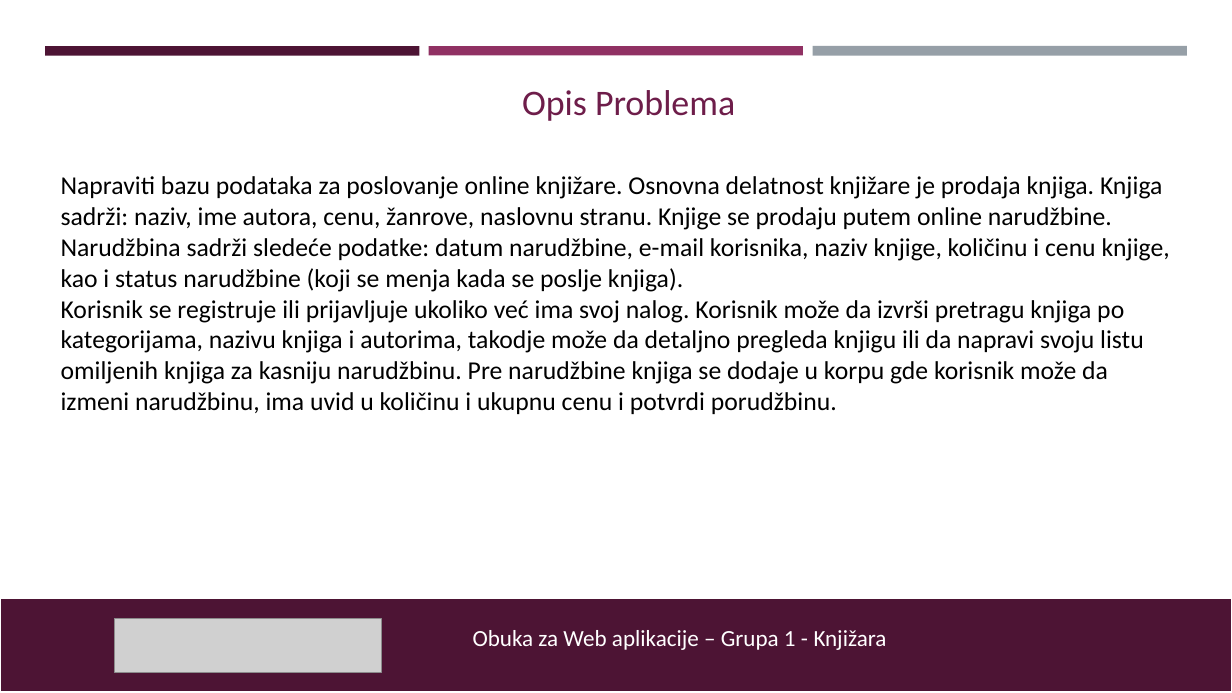
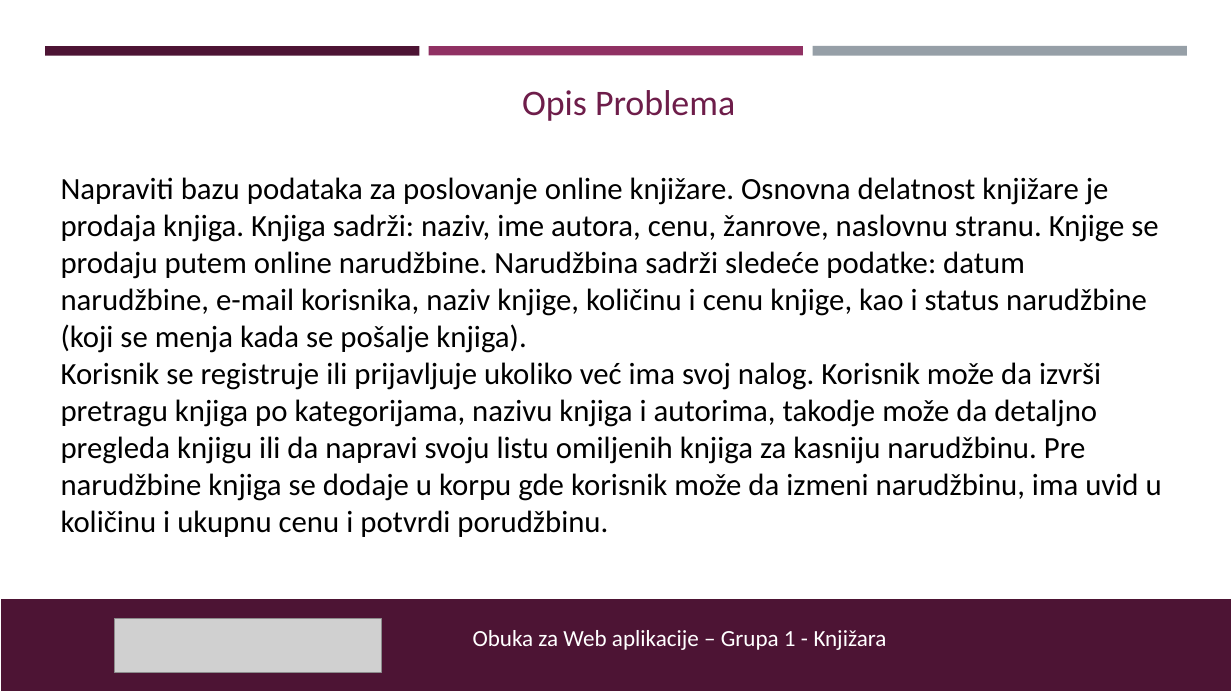
Before and after one commit to insajder/Knjizara, a slide deck: slide 3 of Knjižara – book store.pptx. Drawn at 1232x693 pixels with LibreOffice and Linux fonts; fonts in the diff are those of the drawing; grey boxes stand for pictures. Boxes give left, top, right and bottom in pixels: in the first picture for what was removed or moved away, otherwise in the second. Text is boxed around its words. In the diff, an @@ line names an element or a change of style, - is before the commit and + after.

```diff
--- a/Knjižara – book store.pptx
+++ b/Knjižara – book store.pptx
@@ text at (x1=61, y1=177, x2=1158, y2=353): text changed; size 20 to 24 pt @@
-Napraviti bazu podataka za poslovanje online knjižare. Osnovna delatnost knjižare je prodaja knjiga. Knjiga sadrži: naziv, ime autora, cenu, žanrove, naslovnu stranu. Knjige se prodaju putem online narudžbine. Narudžbina sadrži sledeće podatke: datum narudžbine, e-mail korisnika, naziv knjige, količinu i cenu knjige, kao i status narudžbine (koji se menja kada se poslje knjiga).
+Napraviti bazu podataka za poslovanje online knjižare. Osnovna delatnost knjižare je prodaja knjiga. Knjiga sadrži: naziv, ime autora, cenu, žanrove, naslovnu stranu. Knjige se prodaju putem online narudžbine. Narudžbina sadrži sledeće podatke: datum narudžbine, e-mail korisnika, naziv knjige, količinu i cenu knjige, kao i status narudžbine (koji se menja kada se pošalje knjiga).
@@ text at (x1=61, y1=362, x2=1162, y2=537): size 20 to 24 pt in "Korisnik se registruje ili prijavljuje ukoliko već ..." @@
```
Also in this commit, not shown: 7 other slides changed, 1 slide added, 1 slide removed, 1 other file.
